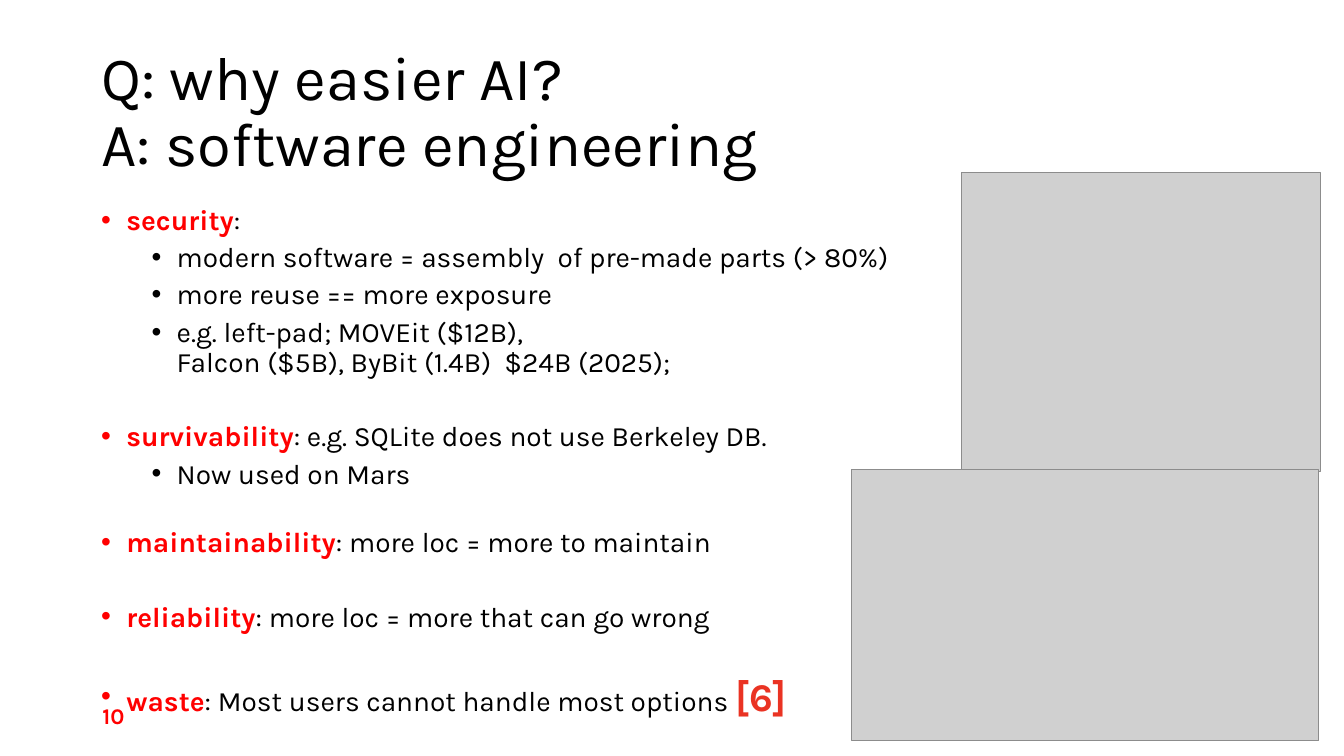
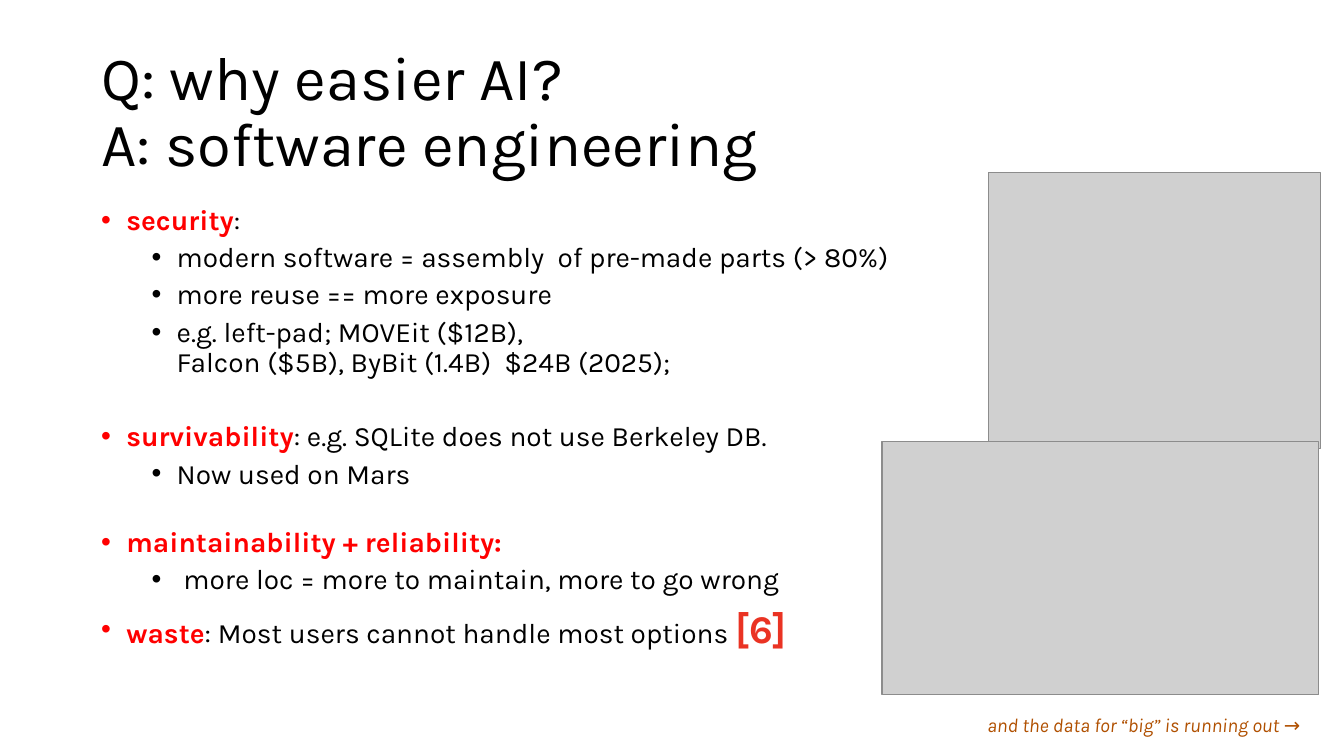
Before and after one commit to timm/fyi, a slide deck: slide 7 of 26less.pptx (slide 10 before the commit). Drawn at 1344x756 pixels with LibreOffice and Linux fonts; fonts in the diff are those of the drawing; grey boxes stand for pictures; background and template pictures are left out. Boxes give left, top, right and bottom in pixels: in the first picture for what was removed or moved away, otherwise in the second. Text is boxed around its words. In the diff, an @@ line names an element or a change of style, - is before the commit and + after.

```diff
--- a/26less.pptx
+++ b/26less.pptx
@@ picture: place and size @@
-picture at box(962, 172, 1322, 472)
+picture at box(989, 172, 1321, 449)
@@ picture: place and size @@
-picture at box(852, 470, 1319, 741)
+picture at box(882, 442, 1319, 696)
@@ text at box(126, 532, 778, 596): text changed; text colour none to #000000 @@
-• maintainability: more loc = more to maintain
-• reliability: more loc = more that can go wrong
+• maintainability + reliability:
+  • more loc = more to maintain, more to go wrong
@@ page number removed at box(102, 709, 124, 725) @@
-10
@@ text added at box(987, 718, 1279, 737), 14 pt, text #B05000, italic @@
+and the data for “big” is running out →
```
Also in this commit, not shown: 28 other slides changed, 6 slides removed, 1 other file.
